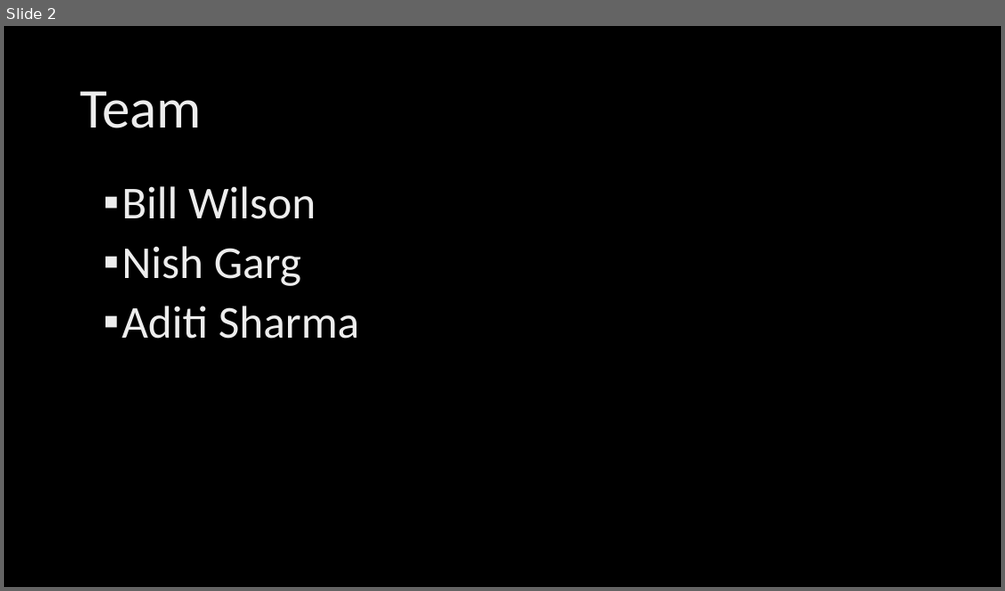
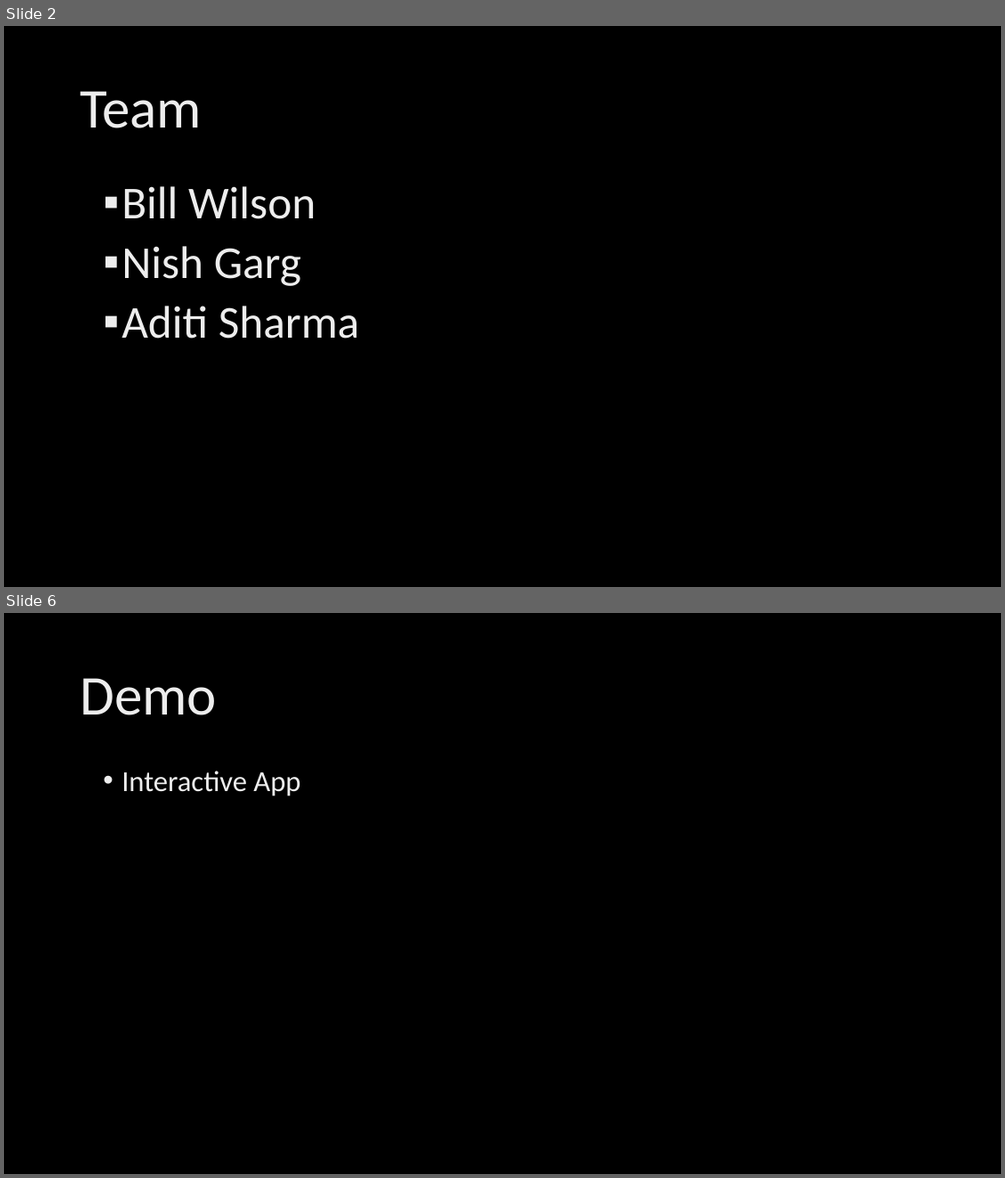
Before and after one commit to anomalydetect/anomalydetect, a slide deck: demo/Anomaly Detection.pptx. Shown one above the other, each under a label of ours: slide 2 before the commit, slides 2 and 6 after it; the slides between them are not shown. The pictures are 1005x591 and 1005x1178 pixels, drawn with LibreOffice and Linux fonts; fonts in the diff are those of the drawing; background and template pictures are left out. Boxes give left, top, right and bottom in pixels: in the first picture for what was removed or moved away, otherwise in the second. Text is boxed around its words. In the diff, an @@ line names an element or a change of style, - is before the commit and + after.

```diff
--- a/demo/Anomaly Detection.pptx
+++ b/demo/Anomaly Detection.pptx
@@ slide 6 added at box(4, 613, 1001, 1174), background picture (left out) @@
@@ title added at box(80, 678, 217, 715), 54 pt, text gradient #BFBFBF to #EDEDED to #FFFFFF @@
+Demo
@@ text added at box(121, 771, 300, 796), 28 pt, text gradient #BFBFBF to #EDEDED to #FFFFFF @@
+• Interactive App
```
Also in this commit, not shown: 3 slides changed, 5 other slides added, 1 slide removed.
